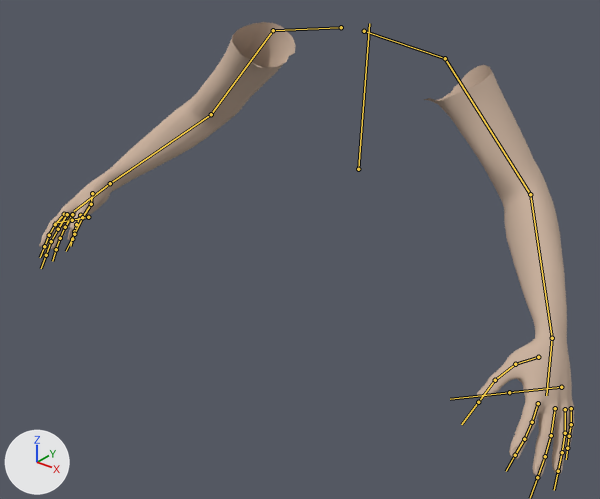
The FBX model Assets/Models/Characters/View_Model.fbx as it was, and as the next commit left it.
The view is the same before and after, from a 50 mm lens placed at (4.71, -6.47, 1.99), pointed at (0.37, -1.05, -1.37). Every picture has the same lights, and +X, +Y and +Z are marked at lower left. The bones that bend it are drawn over the model as lines.

Objects in the first picture: 'view_modelMesh'.
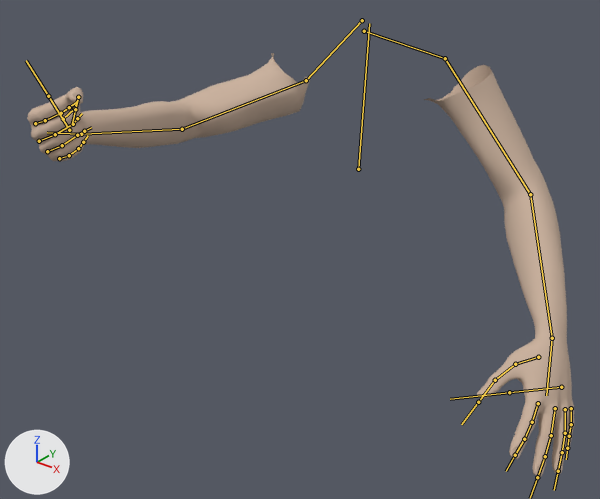
The newer file adds an action. The first version stands in its rest pose; the second is drawn at frame 14 of the action 'Game_engine|VM_Hammer_Impact_01'.

The change in detail:
Bone 'clavicle_r' (bone_clavicle_r) moves from (0.0, 0.0, 0.0) to (0.06, 0.07, -0.68).
Bone 'clavicle_r' (bone_clavicle_r) turns from (0, 0, 0) to (12, 31, 48) degrees about its own x, y and z.
Bone 'upperarm_r' (bone_upperarm_r) turns from (0, 0, 0) to (66, 37, 38) degrees about its own x, y and z.
Bone 'lowerarm_r' (bone_lowerarm_r) turns from (0, 0, 0) to (-41, 6, 55) degrees about its own x, y and z.
Bone 'hand_r' (bone_hand_r) turns from (0, 0, 0) to (-2, 8, 11) degrees about its own x, y and z.
Bone 'index_01_r' (bone_index_01_r) moves from (0.0, 0.0, 0.0) to (-0.03, -0.01, 0.0).
Bone 'index_01_r' (bone_index_01_r) turns from (0, 0, 0) to (52, 11, 12) degrees about its own x, y and z.
Bone 'index_02_r' (bone_index_02_r) turns from (0, 0, 0) to (47, 8, -8) degrees about its own x, y and z.
Bone 'index_03_r' (bone_index_03_r) turns from (0, 0, 0) to (47, 8, -2) degrees about its own x, y and z.
Bone 'middle_01_r' (bone_middle_01_r) turns from (0, 0, 0) to (57, 11, 1) degrees about its own x, y and z.
Bone 'middle_02_r' (bone_middle_02_r) turns from (0, 0, 0) to (53, 5, 0) degrees about its own x, y and z.
Bone 'middle_03_r' (bone_middle_03_r) turns from (0, 0, 0) to (51, 6, -2) degrees about its own x, y and z.
Bone 'pinky_01_r' (bone_pinky_01_r) moves from (0.0, 0.0, 0.0) to (0.07, 0.0, 0.07).
Bone 'pinky_01_r' (bone_pinky_01_r) turns from (0, 0, 0) to (53, 6, 1) degrees about its own x, y and z.
Bone 'pinky_02_r' (bone_pinky_02_r) turns from (0, 0, 0) to (46, -4, 3) degrees about its own x, y and z.
Bone 'pinky_03_r' (bone_pinky_03_r) turns from (0, 0, 0) to (45, 3, -1) degrees about its own x, y and z.
Bone 'ring_01_r' (bone_ring_01_r) moves from (0.0, 0.0, 0.0) to (0.03, 0.02, 0.03).
Bone 'ring_01_r' (bone_ring_01_r) turns from (0, 0, 0) to (59, 4, -16) degrees about its own x, y and z.
Bone 'ring_02_r' (bone_ring_02_r) turns from (0, 0, 0) to (42, 6, -11) degrees about its own x, y and z.
Bone 'ring_03_r' (bone_ring_03_r) turns from (0, 0, 0) to (50, 3, -7) degrees about its own x, y and z.
Bone 'thumb_01_r' (bone_thumb_01_r) turns from (0, 0, 0) to (24, -9, -20) degrees about its own x, y and z.
Bone 'thumb_03_r' (bone_thumb_03_r) turns from (0, 0, 0) to (39, -16, 1) degrees about its own x, y and z.

Location of each change, (x1, y1, x2, y2) in pixels of the pictures (600 x 499 px):
'view_modelMesh', posed (7% shorter)
    before: (39, 22, 575, 477)
    after: (27, 53, 575, 477)
bone 'clavicle_r', root to tip
    before: (341, 27) to (273, 30)
    after: (362, 20) to (306, 80)
bone 'upperarm_r', root to tip
    before: (273, 30) to (211, 114)
    after: (306, 80) to (182, 129)
bone 'lowerarm_r', root to tip
    before: (211, 114) to (110, 183)
    after: (182, 129) to (81, 134)
bone 'hand_r', root to tip
    before: (110, 183) to (74, 211)
    after: (81, 134) to (47, 132)
bone 'index_01_r', root to tip
    before: (64, 214) to (55, 224)
    after: (35, 123) to (45, 120)
bone 'index_02_r', root to tip
    before: (55, 224) to (49, 235)
    after: (45, 120) to (61, 113)
bone 'index_03_r', root to tip
    before: (49, 235) to (44, 246)
    after: (61, 113) to (69, 107)
bone 'middle_01_r', root to tip
    before: (67, 214) to (58, 229)
    after: (39, 141) to (55, 134)
bone 'middle_02_r', root to tip
    before: (58, 229) to (51, 241)
    after: (55, 134) to (73, 124)
bone 'middle_03_r', root to tip
    before: (51, 241) to (46, 255)
    after: (73, 124) to (77, 118)
bone 'pinky_01_r', root to tip
    before: (80, 215) to (76, 224)
    after: (59, 158) to (69, 155)
bone 'pinky_02_r', root to tip
    before: (76, 224) to (74, 231)
    after: (69, 155) to (78, 148)
bone 'pinky_03_r', root to tip
    before: (74, 231) to (72, 239)
    after: (78, 148) to (83, 142)
bone 'ring_01_r', root to tip
    before: (72, 214) to (65, 227)
    after: (47, 151) to (62, 145)
bone 'ring_02_r', root to tip
    before: (65, 227) to (60, 238)
    after: (62, 145) to (77, 135)
bone 'ring_03_r', root to tip
    before: (60, 238) to (56, 249)
    after: (77, 135) to (84, 131)
bone 'thumb_01_r', root to tip
    before: (92, 193) to (91, 204)
    after: (63, 119) to (74, 108)
bone 'thumb_03_r', root to tip
    before: (82, 217) to (74, 234)
    after: (78, 97) to (75, 109)
